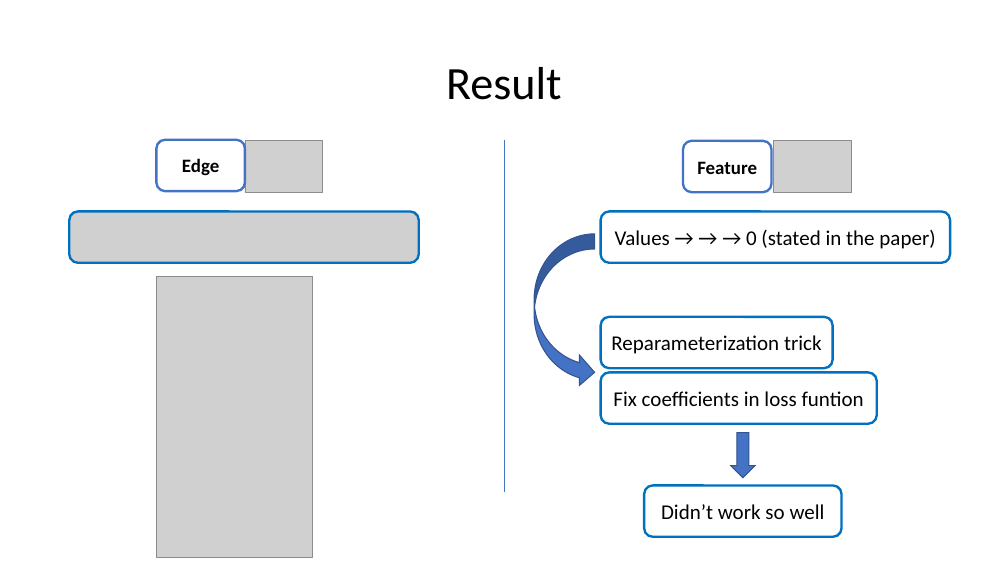
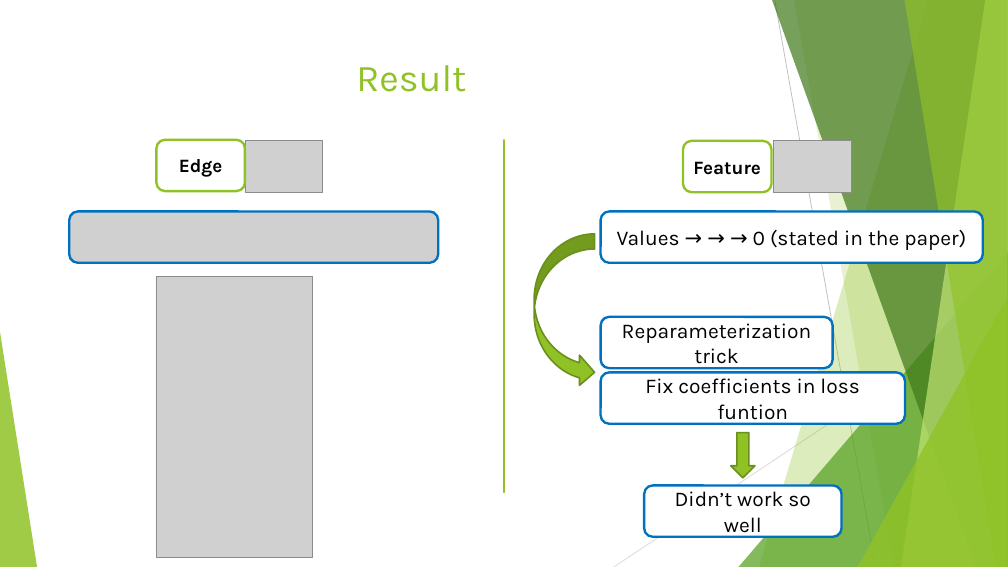
Before and after one commit to bql20000/Full_Flax, a slide deck: slide 22 of KV3 - Fullflax.pptx (slide 17 before the commit). Drawn at 1008x567 pixels with LibreOffice and Linux fonts; fonts in the diff are those of the drawing; grey boxes stand for pictures. Boxes give left, top, right and bottom in pixels: in the first picture for what was removed or moved away, otherwise in the second. Text is boxed around its words. In the diff, an @@ line names an element or a change of style, - is before the commit and + after.

```diff
--- a/KV3 - Fullflax.pptx
+++ b/KV3 - Fullflax.pptx
@@ title "Result": place and size @@
-title "Result" at bbox=[446, 67, 562, 100]
+title "Result" at bbox=[356, 65, 466, 92]
@@ title "Result" at bbox=[356, 65, 466, 92]: size 44 to 36 pt, font Calibri to Karla, text colour #000000 to #90C226; line spacing 0.9 to 1; vertical alignment middle to top @@
@@ rounded rectangle "Edge" at bbox=[157, 140, 245, 191]: font Calibri to Karla; outline #4472C4 2.25 pt to #90C226 2.25 pt @@
@@ line (504, 140) - (504, 492): stroke #4472C4 0.5 pt to #90C226 1 pt @@
@@ rounded rectangle "Feature" at bbox=[683, 141, 771, 192]: font Calibri to Karla; outline #4472C4 2.25 pt to #90C226 2.25 pt @@
@@ picture: place and size @@
-picture at bbox=[70, 212, 419, 263]
+picture at bbox=[70, 212, 439, 263]
@@ curved right arrow at bbox=[535, 234, 595, 387]: fill #4472C4 to #90C226; outline #325491 1 pt to #6B901C 1.5 pt @@
@@ rounded rectangle "Values → → → 0 ...": place and size @@
-rounded rectangle "Values → → → 0 ..." at bbox=[601, 212, 951, 263]
+rounded rectangle "Values → → → 0 ..." at bbox=[601, 212, 983, 263]
@@ group added at bbox=[0, 0, 1008, 567]: 5 freeform shapes, 3 triangles, 2 lines @@
@@ font Calibri to Karla in 4 elements at bbox=[601, 317, 833, 368], bbox=[644, 485, 842, 537], bbox=[601, 212, 983, 263], bbox=[601, 373, 906, 424] @@
@@ rounded rectangle "Fix coefficients in loss funtion": place and size @@
-rounded rectangle "Fix coefficients in loss funtion" at bbox=[601, 373, 877, 424]
+rounded rectangle "Fix coefficients in loss funtion" at bbox=[601, 373, 906, 424]
@@ down arrow at bbox=[731, 433, 755, 478]: fill #4472C4 to #90C226; outline #325491 1 pt to #6B901C 1.5 pt @@
```
Also in this commit, not shown: 16 other slides changed, 6 slides added.
